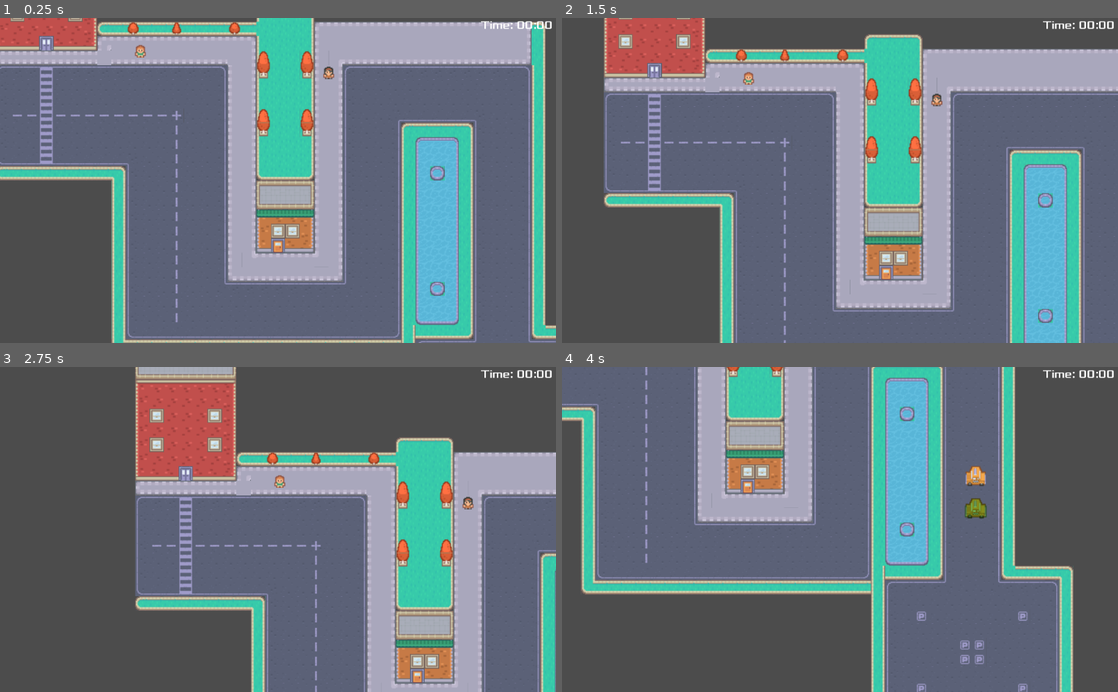
Above: before the commit, frames 1-4 (two rows, left to right).
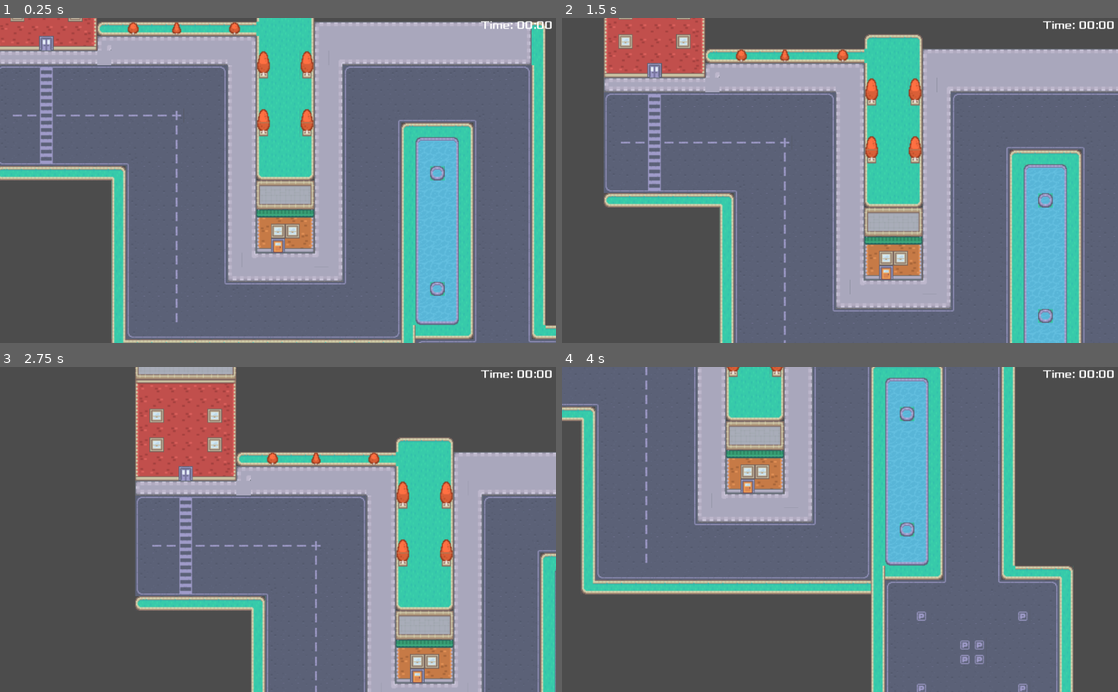
Above: after the commit, the same moments.

Repository: L140-beep/Village
Game: Godot game, scene res://scenes/GodotTown.tscn
Two runs of this game, one before a commit and one after it. Both use one fixed random seed, a clock stepped at 60 frames per second and the inputs below.
Inputs (mouse positions are in pixels of both pictures, inside the frame that each line leads up to):
- Up to frame 1 (0.25 s): no input
- Up to frame 2 (1.5 s): tap Enter at 0.5 s; move the mouse to (962, 164) at 0.52 s; click (962, 164) at 0.67 s; tap Space at 1.25 s; drag from (728, 196) to (812, 245) at 1.27 s
- Up to frame 3 (2.75 s): tap Enter at 2 s; move the mouse to (333, 458) at 2.02 s; click (333, 458) at 2.17 s
- Up to frame 4 (4 s): tap Space at 2.75 s; drag from (812, 594) to (673, 480) at 2.77 s; move the mouse to (1006, 578) at 3.52 s; click (1006, 578) at 3.67 s

The runs differ from the first frame. In frame 1, 0.1% of the frame differs, in the area x 24-61%, y 8-19%; in frame 2, 0.1%; in frame 3, 0.1%; in frame 4, 0.4%, in the area x 72-77%, y 30-47%.

Commit message:
added TownResource class and its children

Diff:
--- a/project.godot
+++ b/project.godot
@@ -7,6 +7,40 @@
 ;   param=value ; assign values to parameters
 
 config_version=4
+
+_global_script_classes=[ {
+"base": "Reference",
+"class": "Human",
+"language": "GDScript",
+"path": "res://scripts/classes/ClassHuman.gd"
+}, {
+"base": "TownResource",
+"class": "Iron",
+"language": "GDScript",
+"path": "res://scripts/classes/ClassIron.gd"
+}, {
+"base": "Reference",
+"class": "Resource",
+"language": "GDScript",
+"path": "res://scripts/classes/ClassResource.gd"
+}, {
+"base": "TownResource",
+"class": "Wood",
+"language": "GDScript",
+"path": "res://scripts/classes/ClassWood.gd"
+}, {
+"base": "Node2D",
+"class": "Workplace",
+"language": "GDScript",
+"path": "res://scripts/classes/ClassWorkplace.gd"
+} ]
+_global_script_class_icons={
+"Human": "",
+"Iron": "",
+"Resource": "",
+"Wood": "",
+"Workplace": ""
+}
 
 [application]
 
--- a/scenes/GodotTown.tscn
+++ b/scenes/GodotTown.tscn
@@ -1,10 +1,7 @@
-[gd_scene load_steps=49 format=2]
+[gd_scene load_steps=46 format=2]
 
 [ext_resource path="res://assets/tilemap_packed.png" type="Texture" id=1]
 [ext_resource path="res://scripts/CameraBody.gd" type="Script" id=2]
-[ext_resource path="res://scenes/Car.tscn" type="PackedScene" id=3]
-[ext_resource path="res://scenes/Human.tscn" type="PackedScene" id=4]
-[ext_resource path="res://scripts/Movable.gd" type="Script" id=5]
 [ext_resource path="res://scripts/Clock.gd" type="Script" id=6]
 [ext_resource path="res://scenes/HUD.tscn" type="PackedScene" id=7]
 [ext_resource path="res://audio/idle_music.mp3" type="AudioStream" id=8]
@@ -467,25 +464,6 @@
 format = 1
 tile_data = PoolIntArray( 983069, 0, 0, 983070, 0, 1, 983071, 0, 2, 1048605, 0, 65536, 1048606, 0, 65537, 1048607, 0, 6 …(638 unchanged characters)…
 
-[node name="Cars" type="Node2D" parent="."]
-
-[node name="Car" parent="Cars" instance=ExtResource( 3 )]
-position = Vector2( 544, 536 )
-z_index = 1
-script = ExtResource( 5 )
-goal = "%CarGoal"
-
-[node name="CarGoal" type="Node2D" parent="Cars/Car"]
-unique_name_in_owner = true
-position = Vector2( -528, -320 )
-
-[node name="Car2" parent="Cars" instance=ExtResource( 3 )]
-modulate = Color( 0.541176, 0.827451, 0.376471, 1 )
-position = Vector2( 496, 496 )
-z_index = 1
-script = ExtResource( 5 )
-goal = "%CarGoal"
-
 [node name="DayTimeTimer" type="Timer" parent="."]
 wait_time = 5.0
 autostart = true
@@ -509,40 +487,6 @@
 shape = SubResource( 41 )
 disabled = true
 
-[node name="Man" type="Node2D" parent="."]
-
-[node name="HumanBody" parent="Man" instance=ExtResource( 4 )]
-position = Vector2( 160, 144 )
-current_speed = 90
-_age = 17
-
-[node name="Goals" type="Node2D" parent="Man"]
-position = Vector2( 168, 144 )
-
-[node name="Workplace" type="Node2D" parent="Man/Goals"]
-position = Vector2( 104, 0 )
-
-[node name="RestPlace" type="Node2D" parent="Man/Goals"]
-position = Vector2( 104, 88 )
-
-[node name="Woman" type="Node2D" parent="."]
-
-[node name="HumanBody" parent="Woman" instance=ExtResource( 4 )]
-position = Vector2( 368, 168 )
-_surname = "Биба"
-_name = "Бубович"
-_age = 17
-_sex = 0
-
-[node name="Goals" type="Node2D" parent="Woman"]
-position = Vector2( 368, 184 )
-
-[node name="Workplace1" type="Node2D" parent="Woman/Goals"]
-position = Vector2( -40, 200 )
-
-[node name="RestPlace1" type="Node2D" parent="Woman/Goals"]
-position = Vector2( 0, 32 )
-
 [node name="Music" type="AudioStreamPlayer2D" parent="."]
 stream = ExtResource( 8 )
 autoplay = true
--- a/scripts/classes/ClassHuman.gd
+++ b/scripts/classes/ClassHuman.gd
@@ -1,11 +1,13 @@
-class Human:
-	var _name : String
-	var _surname : String
-	var _age : int
-	var _sex : String
+class_name Human
 
-	func _init(name : String, surname : String, age : int, sex : String):
-		self._name = name
-		self._surname = surname
-		self._age = age
-		self._sex = sex
+var _name : String
+var _surname : String
+var _age : int
+var _sex : String
+var human_id : int
+
+func _init(name : String, surname : String, age : int, sex : String):
+	_name = name
+	_surname = surname
+	_age = age
+	_sex = sex
--- /dev/null
+++ b/scripts/classes/ClassIron.gd
@@ -0,0 +1,2 @@
+class_name Iron extends TownResource
+var price = 150
--- /dev/null
+++ b/scripts/classes/ClassResource.gd
@@ -0,0 +1,2 @@
+class_name TownResource
+var price : int
--- /dev/null
+++ b/scripts/classes/ClassWood.gd
@@ -0,0 +1,3 @@
+class_name Wood extends TownResource
+
+var price = 50
--- /dev/null
+++ b/scripts/classes/ClassWorkplace.gd
@@ -0,0 +1,7 @@
+class_name Workplace extends Node2D
+
+var worker_id : int
+var resource
+var performance : int
+var requirements : Array
+var active : bool
